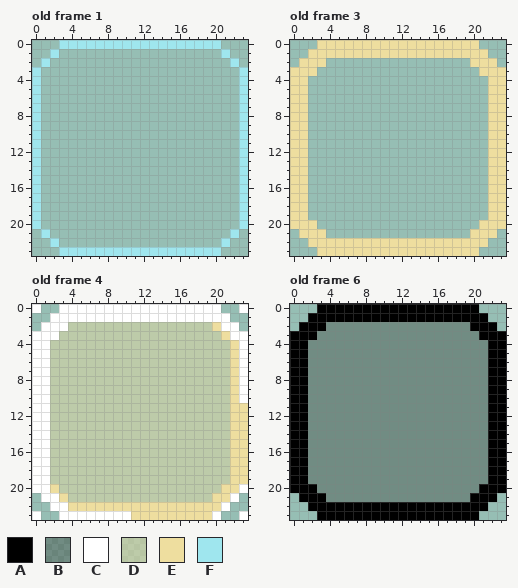
Two versions of one pixel-art file, Assets/Resources/new aseprite/ui/ui_items/item_slots.aseprite. This is how it looked before the edit.
24x24 pixels, 12 frames. Pixels under 10% opacity are left out. Shown: old frame 1, old frame 3, old frame 4, old frame 6. The commit also changed other frames, which this record leaves out.
Palette (. is transparent): A #000000  B #1c19114d  C #ffffff  D #ecdb9c74  E #eede9f  F #9fe6ee
Pixels before, old frame 1, first column x 0:
 0 ...FFFFFFFFFFFFFFFFFF...
 1 ..F..................F..
 2 .F....................F.
 3 F......................F
 4 F......................F
 5 F......................F
 6 F......................F
 7 F......................F
 8 F......................F
 9 F......................F
10 F......................F
11 F......................F
12 F......................F
13 F......................F
14 F......................F
15 F......................F
16 F......................F
17 F......................F
18 F......................F
19 F......................F
20 F......................F
21 .F....................F.
22 ..F..................F..
23 ...FFFFFFFFFFFFFFFFFF...
Pixels before, old frame 3, first column x 0:
 0 ...EEEEEEEEEEEEEEEEEE...
 1 ..EEEEEEEEEEEEEEEEEEEE..
 2 .EEE................EEE.
 3 EEE..................EEE
 4 EE....................EE
 5 EE....................EE
 6 EE....................EE
 7 EE....................EE
 8 EE....................EE
 9 EE....................EE
10 EE....................EE
11 EE....................EE
12 EE....................EE
13 EE....................EE
14 EE....................EE
15 EE....................EE
16 EE....................EE
17 EE....................EE
18 EE....................EE
19 EE....................EE
20 EEE..................EEE
21 .EEE................EEE.
22 ..EEEEEEEEEEEEEEEEEEEE..
23 ...EEEEEEEEEEEEEEEEEE...
Pixels before, old frame 4, first column x 0:
 0 C..CCCCCCCCCCCCCCCCCC..C
 1 ..CCCCCCCCCCCCCCCCCCCC..
 2 .CCCDDDDDDDDDDDDDDDDECC.
 3 CCCDDDDDDDDDDDDDDDDDDECC
 4 CCDDDDDDDDDDDDDDDDDDDDEC
 5 CCDDDDDDDDDDDDDDDDDDDDEC
 6 CCDDDDDDDDDDDDDDDDDDDDEC
 7 CCDDDDDDDDDDDDDDDDDDDDEC
 8 CCDDDDDDDDDDDDDDDDDDDDEC
 9 CCDDDDDDDDDDDDDDDDDDDDEC
10 CCDDDDDDDDDDDDDDDDDDDDEC
11 CCDDDDDDDDDDDDDDDDDDDDEE
12 CCDDDDDDDDDDDDDDDDDDDDEE
13 CCDDDDDDDDDDDDDDDDDDDDEE
14 CCDDDDDDDDDDDDDDDDDDDDEE
15 CCDDDDDDDDDDDDDDDDDDDDEE
16 CCDDDDDDDDDDDDDDDDDDDDEE
17 CCDDDDDDDDDDDDDDDDDDDDEE
18 CCDDDDDDDDDDDDDDDDDDDDEE
19 CCDDDDDDDDDDDDDDDDDDDDEE
20 CCEDDDDDDDDDDDDDDDDDDEEC
21 .CCEDDDDDDDDDDDDDDDDEEC.
22 ..CCEEEEEEEEEEEEEEEEEC..
23 C..CCCCCCCCEEEEEEEEEC..C
Pixels before, old frame 6, first column x 0:
 0 ...AAAAAAAAAAAAAAAAAA...
 1 ..AAAAAAAAAAAAAAAAAAAA..
 2 .AAABBBBBBBBBBBBBBBBAAA.
 3 AAABBBBBBBBBBBBBBBBBBAAA
 4 AABBBBBBBBBBBBBBBBBBBBAA
 5 AABBBBBBBBBBBBBBBBBBBBAA
 6 AABBBBBBBBBBBBBBBBBBBBAA
 7 AABBBBBBBBBBBBBBBBBBBBAA
 8 AABBBBBBBBBBBBBBBBBBBBAA
 9 AABBBBBBBBBBBBBBBBBBBBAA
10 AABBBBBBBBBBBBBBBBBBBBAA
11 AABBBBBBBBBBBBBBBBBBBBAA
12 AABBBBBBBBBBBBBBBBBBBBAA
13 AABBBBBBBBBBBBBBBBBBBBAA
14 AABBBBBBBBBBBBBBBBBBBBAA
15 AABBBBBBBBBBBBBBBBBBBBAA
16 AABBBBBBBBBBBBBBBBBBBBAA
17 AABBBBBBBBBBBBBBBBBBBBAA
18 AABBBBBBBBBBBBBBBBBBBBAA
19 AABBBBBBBBBBBBBBBBBBBBAA
20 AAABBBBBBBBBBBBBBBBBBAAA
21 .AAABBBBBBBBBBBBBBBBAAA.
22 ..AAAAAAAAAAAAAAAAAAAA..
23 ...AAAAAAAAAAAAAAAAAA...
And afterwards:
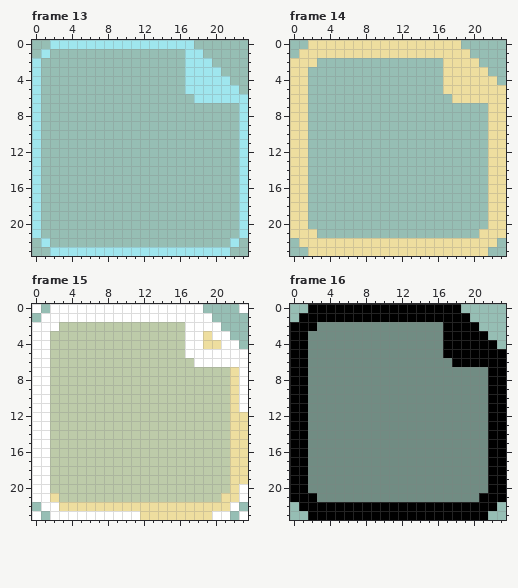
A new or re-ordered frame is compared with the old frame closest to it.
Edits made:
frames 12 -> 19
Frame 13 is new; against old frame 1, layer "Layer 1":
The edit adds colour F in row 0 at x 2; in row 1 at x 1 and 17 to 18; in row 2 at x 0 and 17 to 19; in row 3 at x 17 to 20; in row 4 at x 17 to 21; in row 5 at x 17 to 22.
The edit adds colour F in row 6 at x 18 to 22; in row 21 at x 0 and 23; in row 22 at x 1 and 22; in row 23 at x 2 and 21.
The edit erases colour F in row 0 at x 18 to 20; in row 1 at x 2 and 21; in row 2 at x 1 and 22; in rows 3 to 5 at x 23; in row 21 at x 1 and 22; in row 22 at x 2 and 21.
Frame 14 is new; against old frame 3, layer "Layer 1":
The edit adds colour E in row 0 at x 2; in row 1 at x 1; in row 2 at x 0 and 17 to 19; in row 3 at x 17 to 20; in rows 4 to 5 at x 17 to 21; in row 6 at x 18 to 21.
The edit adds colour E in row 21 at x 0 and 23; in row 22 at x 1 and 22; in row 23 at x 2 and 21.
The edit erases colour E in row 0 at x 19 to 20; in row 1 at x 20 to 21; in row 2 at x 3 and 21 to 22; in row 3 at x 2 and 22 to 23; in row 4 at x 23; in row 20 at x 2 and 21.
The edit erases colour E in row 21 at x 3 and 20.
Frame 15 is new; against old frame 4, layer "Layer 1":
The edit adds colour C in row 0 at x 2; in row 1 at x 1; in row 2 at x 0; in row 21 at x 0 and 23; in row 22 at x 1 and 22; in row 23 at x 2 and 21.
Colour D gives way to colour C in row 2 at x 17 to 19; in row 3 at x 17 to 18 and 20; in row 4 at x 17 to 18 and 21; in row 5 at x 17 to 21; in row 6 at x 18 to 21.
Colour E gives way to colour C in row 2 at x 20; in row 3 at x 21; in rows 4 to 6 at x 22; in row 11 at x 23; in row 23 at x 11.
Colour C gives way to colour D in row 2 at x 3; in row 3 at x 2.
Colour E gives way to colour D in row 20 at x 2 and 21; in row 21 at x 3 and 20.
Colour C gives way to colour E in row 21 at x 2 and 22; in row 22 at x 3 and 21.
Colour D gives way to colour E in row 3 at x 19; in row 4 at x 19 to 20.
The edit erases colour C in row 0 at x 19 to 20; in row 1 at x 20 to 21; in row 2 at x 21 to 22; in row 3 at x 22 to 23; in row 4 at x 23.
Frame 16 is new; against old frame 6, layer "Layer 1":
The edit adds colour A in row 0 at x 2; in row 1 at x 1; in row 2 at x 0; in row 21 at x 0 and 23; in row 22 at x 1 and 22; in row 23 at x 2 and 21.
Colour B gives way to colour A in row 2 at x 17 to 19; in row 3 at x 17 to 20; in rows 4 to 5 at x 17 to 21; in row 6 at x 18 to 21.
Colour A gives way to colour B in row 2 at x 3; in row 3 at x 2; in row 20 at x 2 and 21; in row 21 at x 3 and 20.
The edit erases colour A in row 0 at x 19 to 20; in row 1 at x 20 to 21; in row 2 at x 21 to 22; in row 3 at x 22 to 23; in row 4 at x 23.
